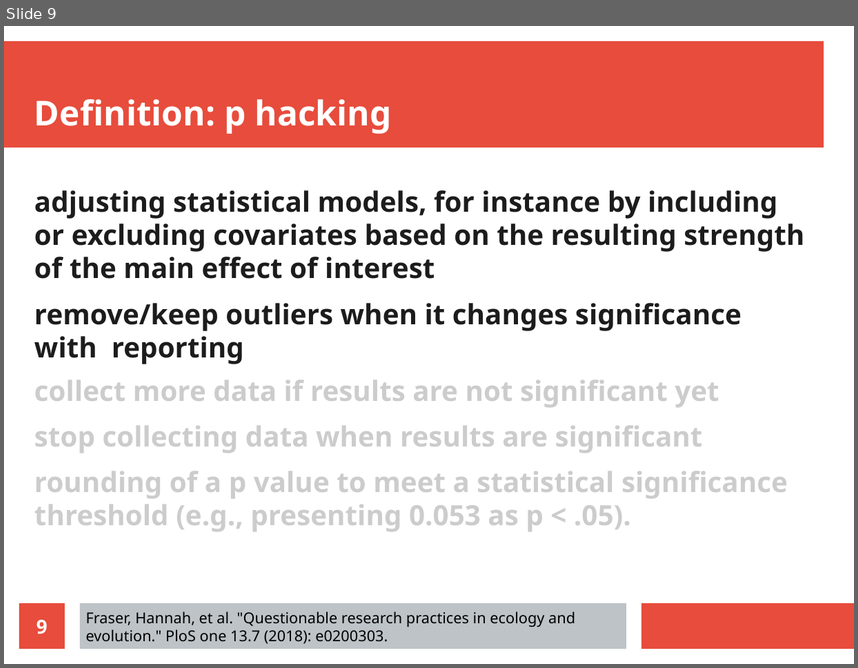
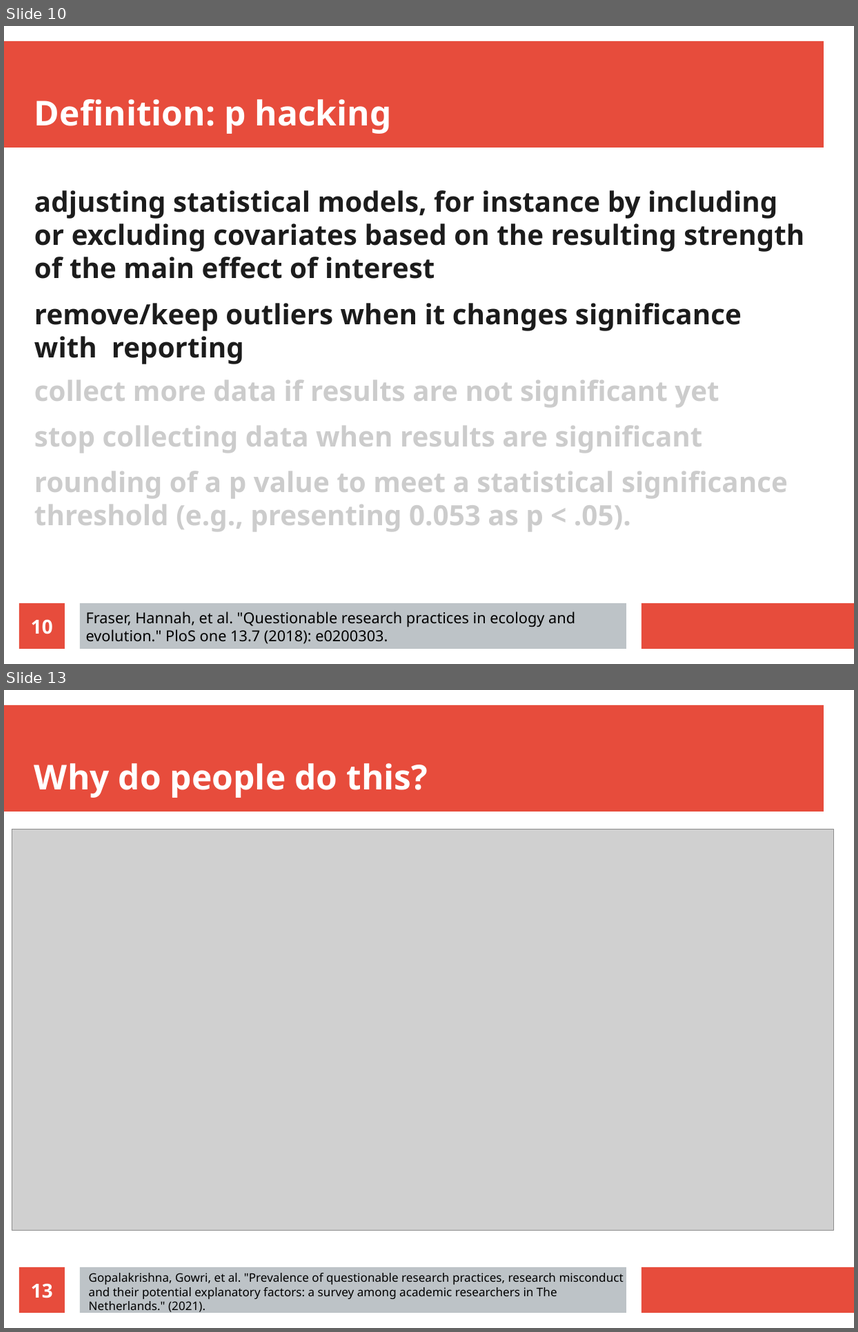
Before and after one commit to richelbilderbeek/open_science_presentation_20211111, a slide deck: open_science_presentation_20211111.odp. Shown one above the other, each under a label of ours: slide 9 before the commit, slides 10 and 13 after it; the slides between them are not shown. The pictures are 858x668 and 858x1332 pixels, drawn with LibreOffice and Linux fonts; fonts in the diff are those of the drawing; grey boxes stand for pictures. Boxes give left, top, right and bottom in pixels: in the first picture for what was removed or moved away, otherwise in the second. Text is boxed around its words. In the diff, an @@ line names an element or a change of style, - is before the commit and + after.

```diff
--- a/open_science_presentation_20211111.odp
+++ b/open_science_presentation_20211111.odp
@@ slide 13 added at <box>4,690,854,1328</box>, background #FFFFFF; not listed: 3 template elements that a slide beside it also shows @@
@@ title added at <box>34,763,428,798</box>, 32 pt, text #FFFFFF, bold @@
+Why do people do this?
@@ picture added at <box>12,829,834,1230</box> @@
@@ page number added at <box>19,1267,65,1312</box>, fill #E74C3C, 18 pt, text #FFFFFF, bold @@
+13
@@ text added at <box>89,1272,624,1314</box>, 11 pt, text #000000 @@
+Gopalakrishna, Gowri, et al. "Prevalence of questionable research practices, research misconduct and their potential explanatory factors: a survey among academic researchers in The Netherlands." (2021).
@@ what was slide 9 is now slide 10 @@
@@ page number at <box>31,619,53,634</box>: text changed @@
-9
+10
```
Also in this commit, not shown: 4 slides changed, 10 other slides added, 4 other files.
